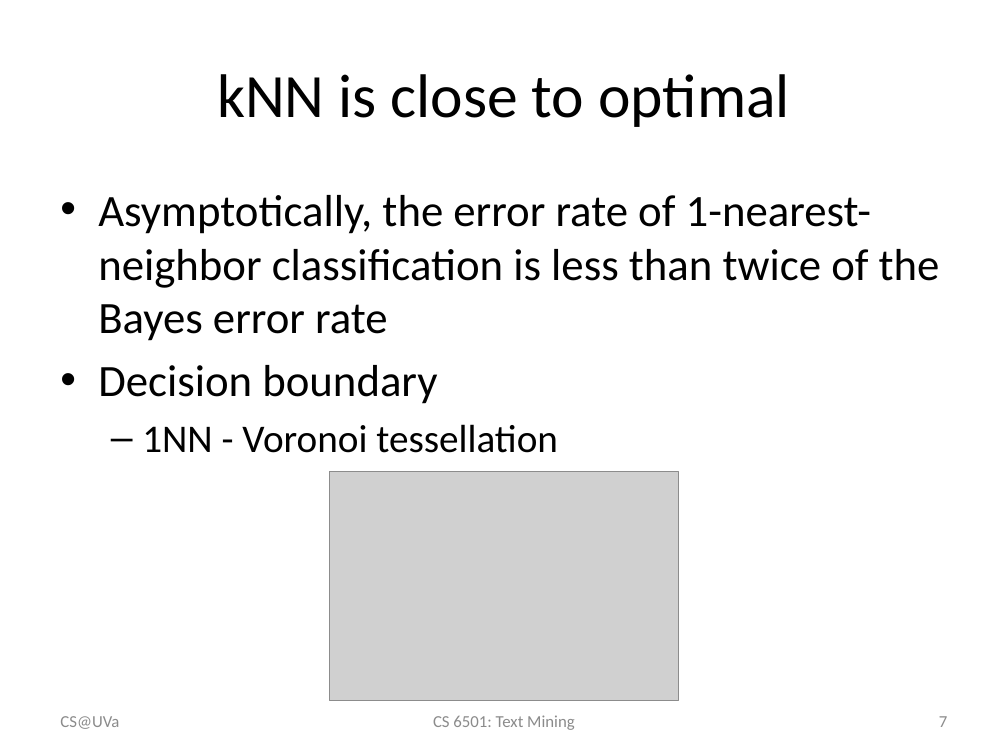
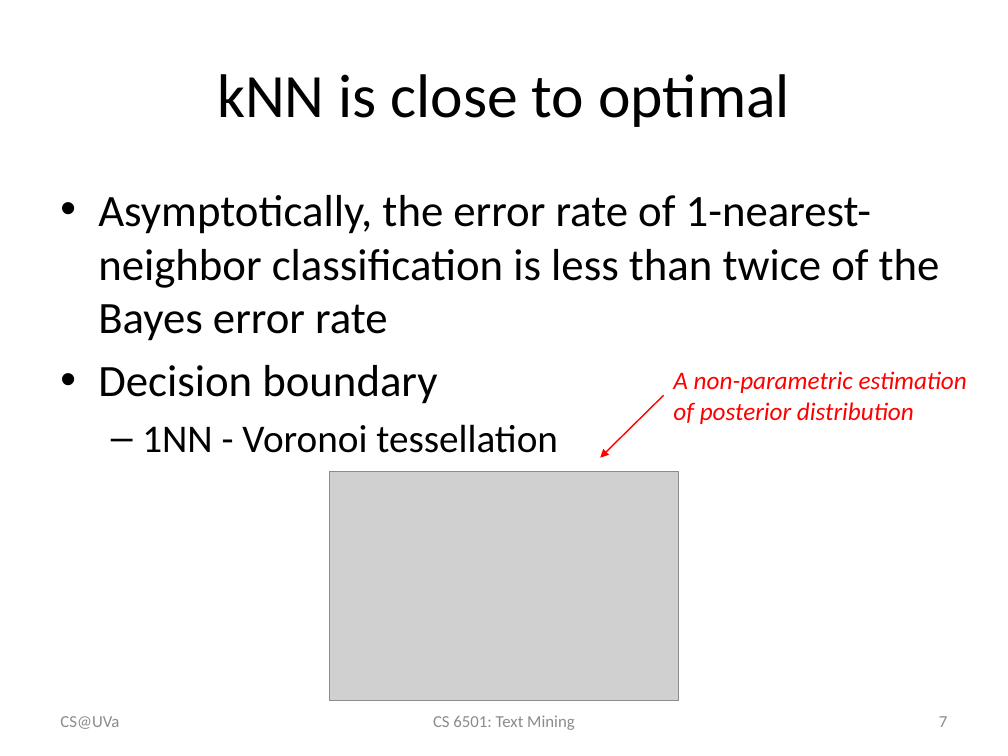
Before and after one commit to wang296/CS6501-Text-Mining, a slide deck: slide 7 of docs/kNN & Naïve Bayes.pptx. Drawn at 1008x756 pixels with LibreOffice and Linux fonts; fonts in the diff are those of the drawing; grey boxes stand for pictures. Boxes give left, top, right and bottom in pixels: in the first picture for what was removed or moved away, otherwise in the second. Text is boxed around its words. In the diff, an @@ line names an element or a change of style, - is before the commit and + after.

```diff
--- a/docs/kNN & Naïve Bayes.pptx
+++ b/docs/kNN & Naïve Bayes.pptx
@@ text added at bbox=[673, 371, 967, 424], 18 pt, text #FF0000, italic @@
+A non-parametric estimation of posterior distribution
@@ arrow added from (663, 395) to (600, 458), #FF0000 1 pt @@
```
Also in this commit, not shown: 4 other slides changed, 13 slides added, 6 other files.
